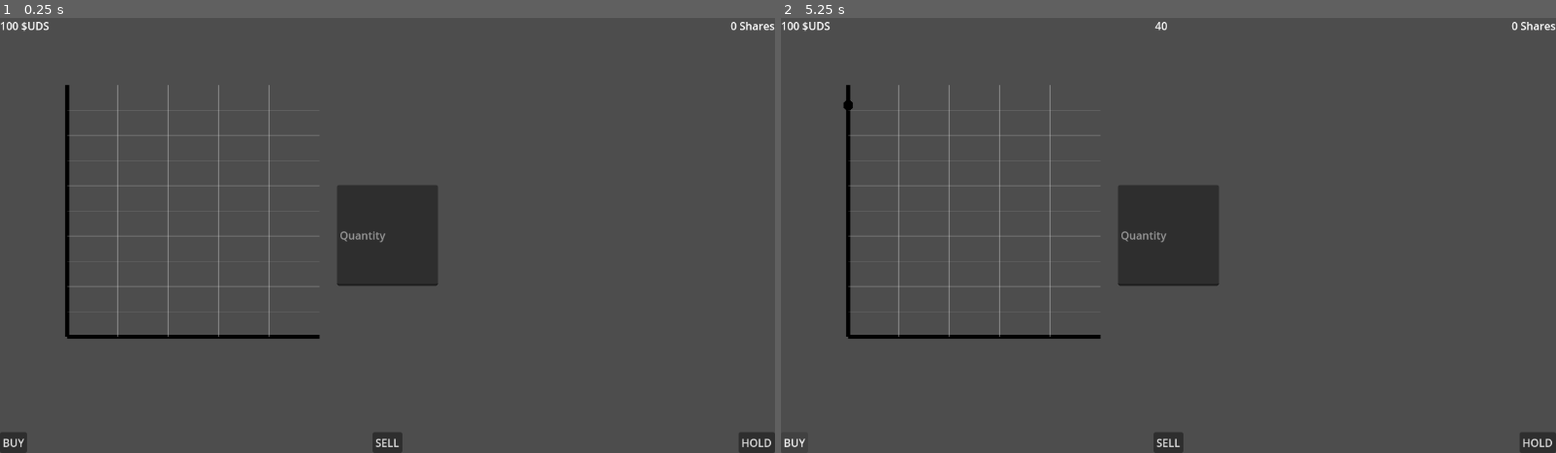
Above: before the commit, frames 1-2 (left to right).
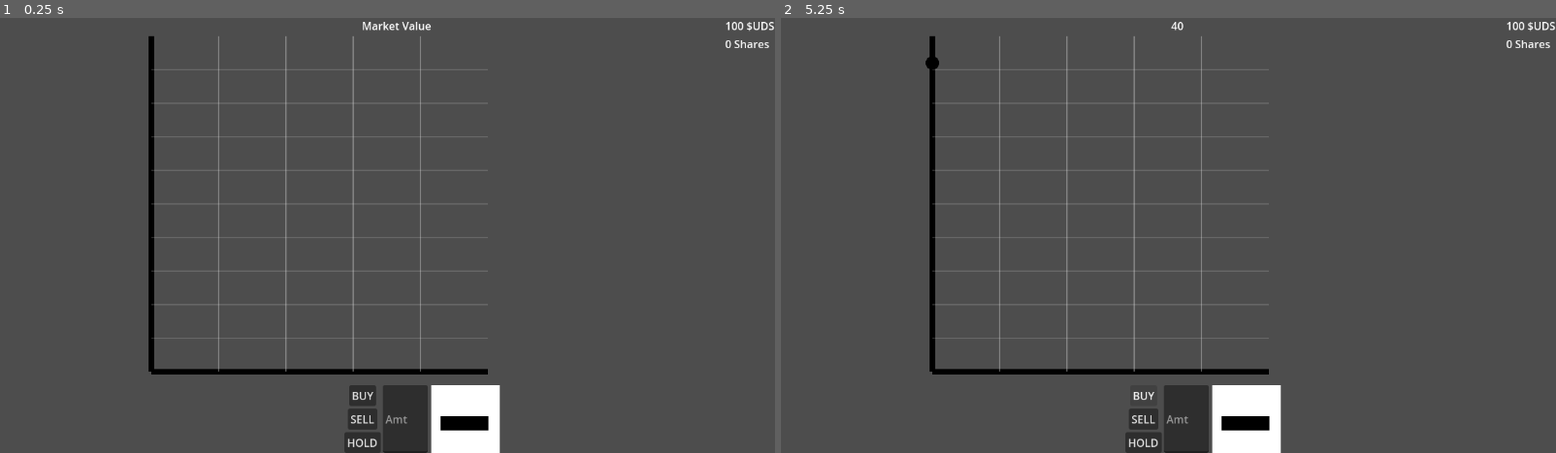
Above: after the commit, the same moments.

Repository: absentnot/GGJ-25
Game: Godot game, scene res://scenes/main.tscn
Two runs of this game, one before a commit and one after it. Both use one fixed random seed, a clock stepped at 60 frames per second and the inputs below.
Inputs:
- Up to frame 1 (0.25 s): no input
- Up to frame 2 (5.25 s): click "BUY" at 0.5 s; click "SELL" at 1.25 s; click "HOLD" at 2 s; click "BUY" at 2.75 s; click "SELL" at 3.5 s; click "HOLD" at 4.25 s; click "BUY" at 5 s

The runs differ from the first frame. In frame 1, 9.4% of the frame differs, in the area x 0-100%, y 0-100%; in frame 2, 9.1%.

Commit message:
Player order visualizations working.

Diff:
--- /dev/null
+++ b/scenes/agentScene.tscn
@@ -0,0 +1,3 @@
+[gd_scene format=3 uid="uid://cg8mj7jde1tvo"]
+
+[node name="AgentScene" type="Node2D"]
--- a/scenes/hud.tscn
+++ b/scenes/hud.tscn
@@ -1,100 +1,100 @@
-[gd_scene load_steps=3 format=3 uid="uid://cnhtjauuofwrl"]
+[gd_scene load_steps=4 format=3 uid="uid://cnhtjauuofwrl"]
 
 [ext_resource type="Script" path="res://scripts/hud.gd" id="1_joi6o"]
-[ext_resource type="Script" path="res://scenes/priceDisplay.gd" id="2_jefl5"]
+[ext_resource type="Script" path="res://scripts/priceDisplay.gd" id="2_jefl5"]
+[ext_resource type="PackedScene" uid="uid://ceeejvvqmk1n0" path="res://scenes/orderVisualizer.tscn" id="3_inugl"]
 
 [node name="Hud" type="CanvasLayer"]
 script = ExtResource("1_joi6o")
 
-[node name="MarketValueDisplay" type="Label" parent="."]
-anchors_preset = 5
+[node name="PlayerActionsHBox" type="HBoxContainer" parent="."]
+anchors_preset = 7
 anchor_left = 0.5
+anchor_top = 1.0
 anchor_right = 0.5
-offset_left = -20.0
-offset_right = 20.0
-offset_bottom = 23.0
+anchor_bottom = 1.0
+offset_left = -62.5
+offset_top = -101.0
+offset_right = 62.5
 grow_horizontal = 2
-size_flags_horizontal = 0
-size_flags_vertical = 0
+grow_vertical = 0
+size_flags_horizontal = 4
 
-[node name="Buy" type="Button" parent="."]
-anchors_preset = 2
-anchor_top = 1.0
-anchor_bottom = 1.0
-offset_top = -31.0
-offset_right = 40.0
-grow_vertical = 0
+[node name="PlayerActionsVBox" type="VBoxContainer" parent="PlayerActionsHBox"]
+layout_mode = 2
+
+[node name="Buy" type="Button" parent="PlayerActionsHBox/PlayerActionsVBox"]
+layout_mode = 2
 size_flags_horizontal = 4
 size_flags_vertical = 4
 focus_mode = 0
 text = "BUY
 "
 
-[node name="Sell" type="Button" parent="."]
-anchors_preset = 7
-anchor_left = 0.5
-anchor_top = 1.0
-anchor_right = 0.5
-anchor_bottom = 1.0
-offset_left = -22.0
-offset_top = -31.0
-offset_right = 22.0
-grow_horizontal = 2
-grow_vertical = 0
+[node name="Sell" type="Button" parent="PlayerActionsHBox/PlayerActionsVBox"]
+layout_mode = 2
 size_flags_horizontal = 4
 size_flags_vertical = 8
 focus_mode = 0
 text = "SELL"
 
-[node name="Hold" type="Button" parent="."]
-anchors_preset = 3
-anchor_left = 1.0
-anchor_top = 1.0
-anchor_right = 1.0
-anchor_bottom = 1.0
-offset_left = -54.0
-offset_top = -31.0
-grow_horizontal = 0
-grow_vertical = 0
+[node name="Hold" type="Button" parent="PlayerActionsHBox/PlayerActionsVBox"]
+layout_mode = 2
 focus_mode = 0
 text = "HOLD"
 
-[node name="QuantityInput" type="LineEdit" parent="."]
-custom_minimum_size = Vector2(150, 150)
-anchors_preset = 8
-anchor_left = 0.5
-anchor_top = 0.5
-anchor_right = 0.5
-anchor_bottom = 0.5
-offset_left = -75.0
-offset_top = -75.0
-offset_right = 75.0
-offset_bottom = 75.0
-grow_horizontal = 2
-grow_vertical = 2
+[node name="QuantityInput" type="LineEdit" parent="PlayerActionsHBox"]
+custom_minimum_size = Vector2(50, 50)
+layout_mode = 2
 size_flags_horizontal = 4
-placeholder_text = "Quantity"
+placeholder_text = "Amt"
 
-[node name="PlayerCashDisplay" type="Label" parent="."]
-offset_right = 40.0
-offset_bottom = 23.0
-text = "Cash: 100"
+[node name="OrderVisualizer" parent="PlayerActionsHBox" instance=ExtResource("3_inugl")]
+layout_mode = 2
+size_flags_horizontal = 0
+size_flags_vertical = 0
 
-[node name="PlayerSharesDisplay" type="Label" parent="."]
+[node name="PlayerStats" type="VBoxContainer" parent="."]
 anchors_preset = 1
 anchor_left = 1.0
 anchor_right = 1.0
-offset_left = -40.0
-offset_bottom = 23.0
+offset_left = -74.0
+offset_bottom = 50.0
 grow_horizontal = 0
+
+[node name="PlayerCashDisplay" type="Label" parent="PlayerStats"]
+layout_mode = 2
+text = "Cash: 100"
+
+[node name="PlayerSharesDisplay" type="Label" parent="PlayerStats"]
+layout_mode = 2
 text = "Shares: 0"
 
-[node name="Graph" type="Node2D" parent="."]
-position = Vector2(100, 100)
-scale = Vector2(0.75, 0.75)
+[node name="MarketVbox" type="VBoxContainer" parent="."]
+anchors_preset = 5
+anchor_left = 0.5
+anchor_right = 0.5
+offset_left = -351.0
+offset_right = 378.0
+offset_bottom = 47.0
+grow_horizontal = 2
+size_flags_horizontal = 0
+size_flags_vertical = 0
+
+[node name="MarketValueDisplay" type="Label" parent="MarketVbox"]
+z_index = 1
+layout_mode = 2
+size_flags_horizontal = 4
+text = "Market Value
+"
+
+[node name="Graph" type="Control" parent="MarketVbox"]
+layout_mode = 2
+size_flags_horizontal = 0
+size_flags_vertical = 0
 script = ExtResource("2_jefl5")
 
-[connection signal="pressed" from="Buy" to="." method="_on_buy_pressed"]
-[connection signal="pressed" from="Sell" to="." method="_on_sell_pressed"]
-[connection signal="pressed" from="Hold" to="." method="_on_hold_pressed"]
-[connection signal="text_submitted" from="QuantityInput" to="." method="_on_quantity_input_text_submitted"]
+[connection signal="pressed" from="PlayerActionsHBox/PlayerActionsVBox/Buy" to="." method="_on_buy_pressed"]
+[connection signal="pressed" from="PlayerActionsHBox/PlayerActionsVBox/Sell" to="." method="_on_sell_pressed"]
+[connection signal="pressed" from="PlayerActionsHBox/PlayerActionsVBox/Hold" to="." method="_on_hold_pressed"]
+[connection signal="text_submitted" from="PlayerActionsHBox/QuantityInput" to="." method="_on_quantity_input_text_submitted"]
--- /dev/null
+++ b/scenes/orderVisualizer.tscn
@@ -0,0 +1,8 @@
+[gd_scene load_steps=2 format=3 uid="uid://ceeejvvqmk1n0"]
+
+[ext_resource type="Script" path="res://scripts/orderVisualizer.gd" id="1_3dslj"]
+
+[node name="OrderVisualizer" type="Control"]
+layout_mode = 3
+anchors_preset = 0
+script = ExtResource("1_3dslj")
--- a/scripts/agents/agent.gd
+++ b/scripts/agents/agent.gd
@@ -4,10 +4,15 @@
 
 var currentShares: int = 0
 var currentCapital: int = 100
+var spriteName: String
 # Called when the node enters the scene tree for the first time.
 func _ready() -> void:
 	add_to_group("AgentGroup")
-	pass # Replace with function body.
+
+func _init(spriteName: String) -> void:
+	var sprite = Sprite2D.new()
+	sprite.texture = load("res://assets/" + spriteName)
+	#add_child(sprite)
 
 # Called every frame. 'delta' is the elapsed time since the previous frame.
 func _process(delta: float) -> void:
--- a/scripts/agents/gretchenAgent.gd
+++ b/scripts/agents/gretchenAgent.gd
@@ -5,3 +5,6 @@
 	if currentDayEven:
 		return Order.new(10, Order.OrderType.BUY)
 	return Order.new(0)
+
+func _init() -> void:
+	super._init("gretchen.png")
--- a/scripts/agents/riskyThothAgent.gd
+++ b/scripts/agents/riskyThothAgent.gd
@@ -12,3 +12,6 @@
 		return Order.new(10, Order.OrderType.BUY)
 	# Otherwise, we do not buy.
 	return Order.new(0)
+
+func _init() -> void:
+	super._init("thoth.png")
--- a/scripts/agents/senatorShellstrongAgent.gd
+++ b/scripts/agents/senatorShellstrongAgent.gd
@@ -4,3 +4,6 @@
 	if daysRemaining == 0:
 		return Order.new(10, Order.OrderType.BUY)
 	return Order.new(0)
+
+func _init() -> void:
+	super._init("shellstrong.png")
--- a/scripts/agents/snowcrabAgent.gd
+++ b/scripts/agents/snowcrabAgent.gd
@@ -2,3 +2,6 @@
 
 func decide(prices: Array[int], daysRemaining: int) -> Order:
 	return Order.new(10, Order.OrderType.SELL)
+
+func _init() -> void:
+	super._init("snowcrab.png")
--- a/scripts/hud.gd
+++ b/scripts/hud.gd
@@ -6,6 +6,11 @@
 var currentShares: int = 0
 var currentMoney: int = 100
 var marketVal: int = 0
+@onready var graph = get_node("MarketVbox/Graph")
+@onready var marketValueDisplay = get_node("MarketVbox/MarketValueDisplay")
+@onready var playerCashDisplay = get_node("PlayerStats/PlayerCashDisplay")
+@onready var playerSharesDisplay = get_node("PlayerStats/PlayerSharesDisplay")
+@onready var orderVisualizer = get_node("PlayerActionsHBox/OrderVisualizer")
 # Called when the node enters the scene tree for the first time.
 func _ready() -> void:
 	_updateCashAndShares(Order.new(0))
@@ -18,8 +23,8 @@
 
 func setMarketValue(newVal: int) -> void:
 	marketVal = newVal
-	$MarketValueDisplay.text = str(marketVal)
-	$Graph.addPoint(newVal)
+	marketValueDisplay.text = str(marketVal)
+	graph.addPoint(newVal)
 
 func _updateCashAndShares(nextOrder: Order) -> void:
 	match nextOrder.type:
@@ -31,30 +36,34 @@
 			currentMoney -= (orderQuantity * marketVal)
 		Order.OrderType.HOLD:
 			pass
-	$PlayerCashDisplay.text = str(currentMoney) + " $UDS"
-	$PlayerSharesDisplay.text = str(currentShares) + " Shares"
+	playerCashDisplay.text = str(currentMoney) + " $UDS"
+	playerSharesDisplay.text = str(currentShares) + " Shares"
 
 # Called every frame. 'delta' is the elapsed time since the previous frame.
 func _process(delta: float) -> void:
 	pass
+
+func _setOrderType(nextOrderType: Order.OrderType) -> void:
+	playerOrder = nextOrderType
+	orderVisualizer.updateOrder(nextOrderType)
 
 func _on_sell_pressed() -> void:
 	print("Sell is pressed!")
 	if(orderQuantity < 1):
 		print("Stupid player, you can't sell less than 1 share!")
 	else:
-		playerOrder = Order.OrderType.SELL
+		_setOrderType(Order.OrderType.SELL)
 
 func _on_buy_pressed() -> void:
 	print("Buy is pressed!")
 	if(orderQuantity < 1):
 		print("Stupid player, you can't buy less than 1 share!")
 	else:
-		playerOrder = Order.OrderType.BUY
+		_setOrderType(Order.OrderType.BUY)
 
 func _on_hold_pressed() -> void:
 	print("Hold is pressed!")
-	playerOrder = Order.OrderType.HOLD
+	_setOrderType(Order.OrderType.HOLD)
 
 func _on_quantity_input_text_submitted(new_text: String) -> void:
 	print("Text changed! New line: " + new_text)
--- /dev/null
+++ b/scripts/orderVisualizer.gd
@@ -0,0 +1,32 @@
+extends Node
+
+var hold: Texture = preload("res://assets/hold.png")
+var sell: Texture = preload("res://assets/sell.png")
+var buy: Texture= preload("res://assets/buy.png")
+var sprite: Sprite2D
+# Called when the node enters the scene tree for the first time.
+func _ready() -> void:
+	sprite = Sprite2D.new()
+	sprite.scale = Vector2(.25, .25)
+	_set_texture_and_refit(hold)
+	add_child(sprite)
+
+# Called every frame. 'delta' is the elapsed time since the previous frame.
+func _process(delta: float) -> void:
+	pass
+
+func updateOrder(nextOrderType: Order.OrderType) -> void:
+	match nextOrderType:
+		Order.OrderType.SELL:
+			_set_texture_and_refit(sell)
+		Order.OrderType.BUY:
+			_set_texture_and_refit(buy)
+		Order.OrderType.HOLD:
+			_set_texture_and_refit(hold)
+
+func _set_texture_and_refit(texture) -> void:
+	sprite.texture = texture
+	var size = sprite.texture.get_size()
+	var offset = Vector2(size.x / 2, size.y / 2)
+	sprite.offset = offset
+	#sprite.offset = size/2
Binary file added: assets/buy.png
Not shown, added: assets/buy.png.import
Binary file added: assets/gretchen.png
Not shown, added: assets/gretchen.png.import
Binary file added: assets/hold.png
Not shown, added: assets/hold.png.import
Binary file added: assets/sell.png
Not shown, added: assets/sell.png.import
Binary file added: assets/shellstrong.png
Not shown, added: assets/shellstrong.png.import
Binary file added: assets/snowcrab.png
Not shown, added: assets/snowcrab.png.import
(and 3 more such lines)
